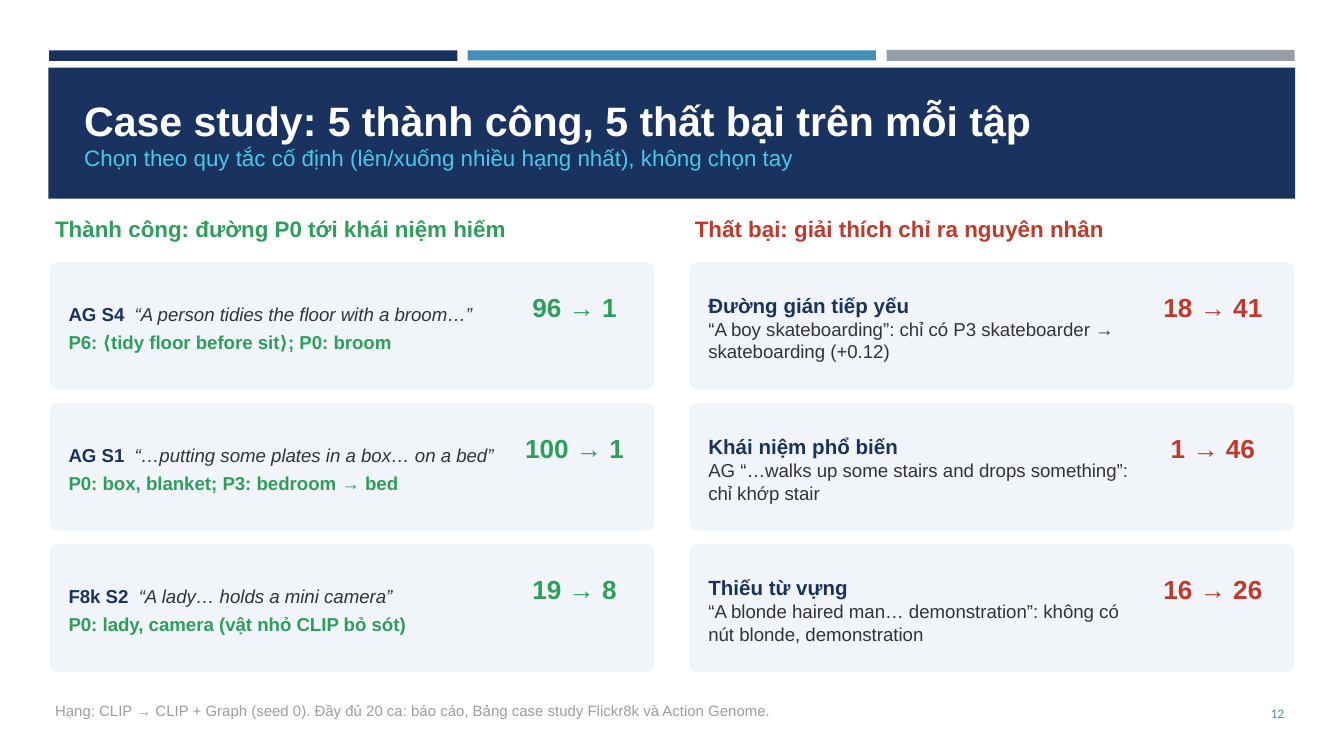
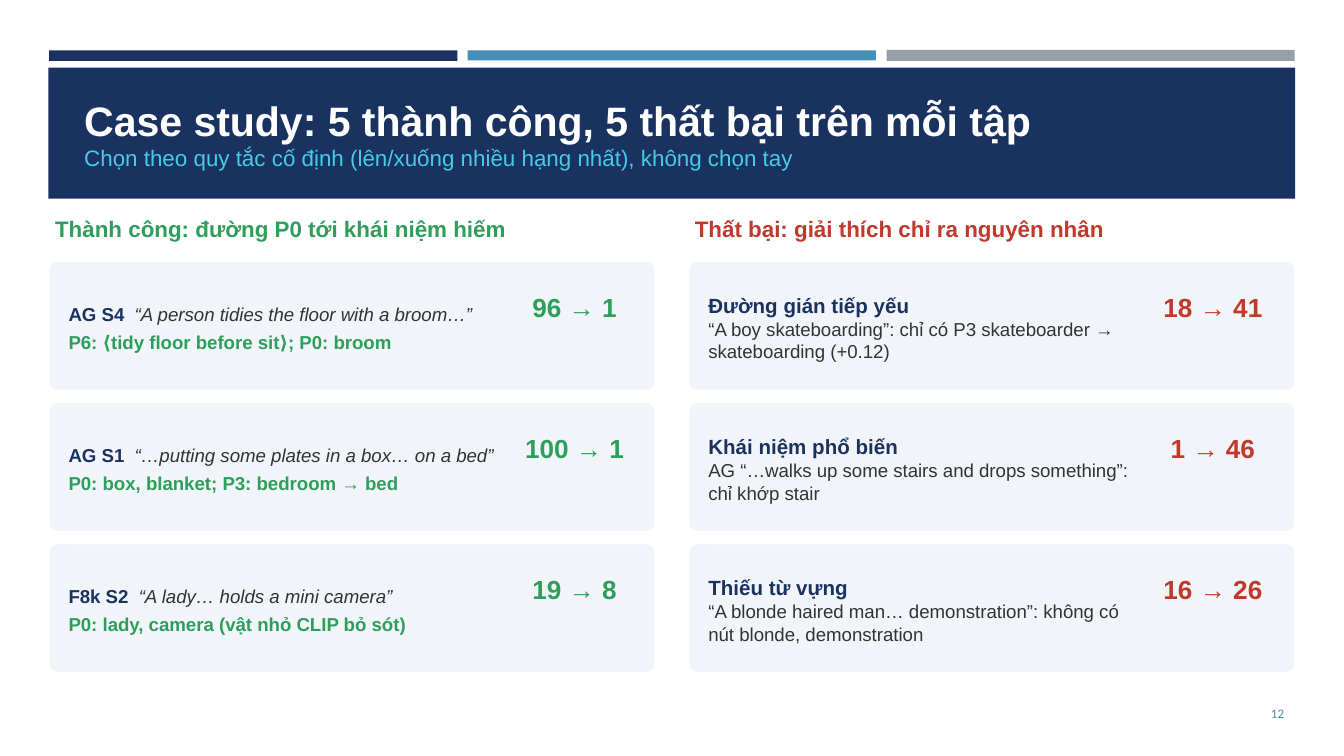
Before and after one commit to trinhphamtrunghieu/du-lieu-do-thi, a slide deck: slide 12 of docs/Project03_Slides.pptx. Drawn at 1344x756 pixels with LibreOffice and Linux fonts; fonts in the diff are those of the drawing. Boxes give left, top, right and bottom in pixels: in the first picture for what was removed or moved away, otherwise in the second. Text is boxed around its words. In the diff, an @@ line names an element or a change of style, - is before the commit and + after.

```diff
--- a/docs/Project03_Slides.pptx
+++ b/docs/Project03_Slides.pptx
@@ text removed at bbox=[55, 704, 770, 719] @@
-Hạng: CLIP → CLIP + Graph (seed 0). Đầy đủ 20 ca: báo cáo, Bảng case study Flickr8k và Action Genome.
```
Also in this commit, not shown: 13 other slides changed.
